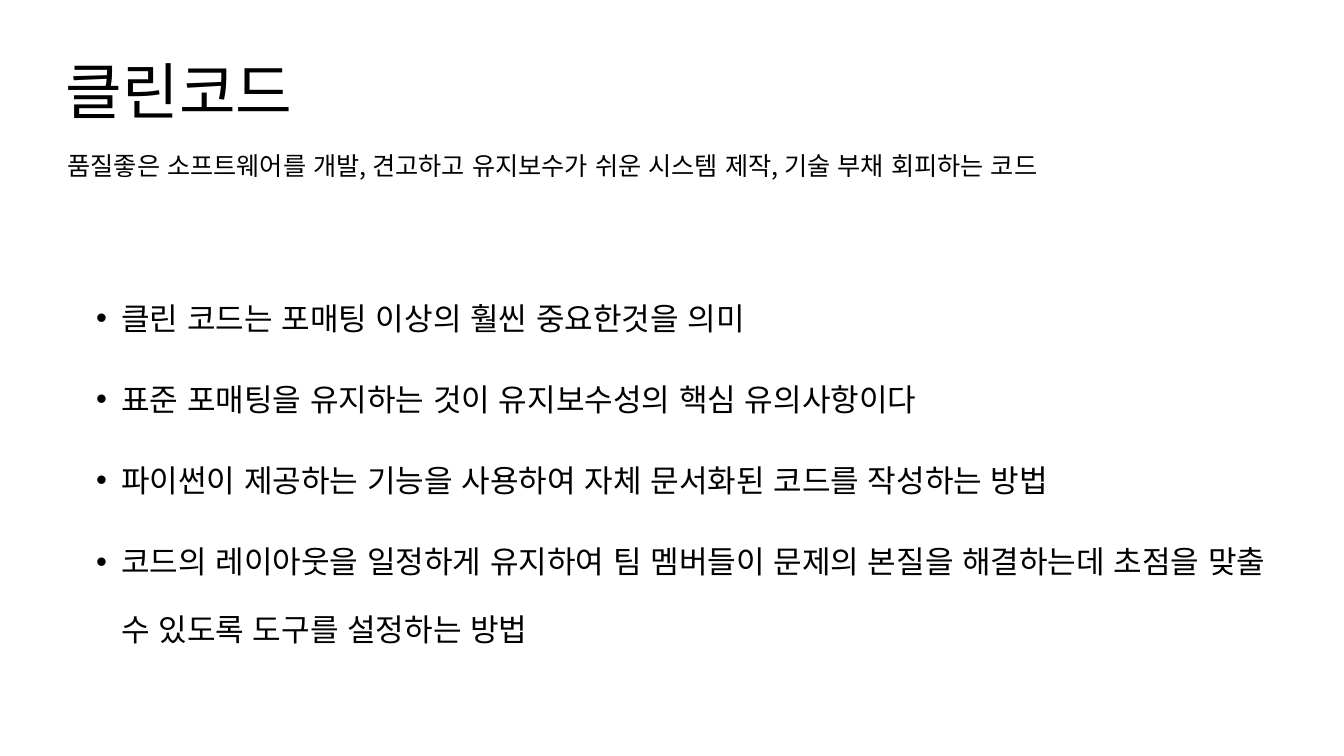
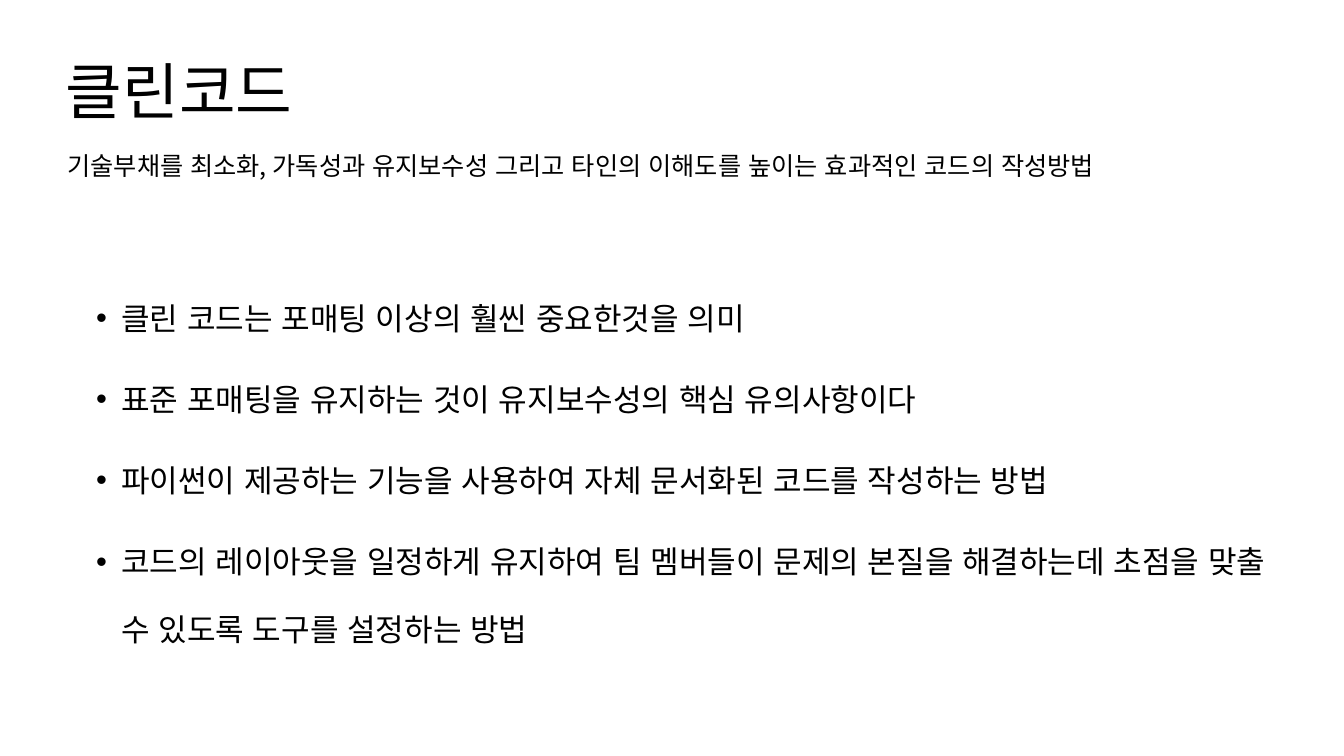
Before and after one commit to JONGSKY/Read-and-Write, a slide deck: slide 2 of chapter_1_소개, 코드 포매팅과 도구/1장_소개자료.pptx. Drawn at 1344x756 pixels with LibreOffice and Linux fonts; fonts in the diff are those of the drawing. Boxes give left, top, right and bottom in pixels: in the first picture for what was removed or moved away, otherwise in the second. Text is boxed around its words. In the diff, an @@ line names an element or a change of style, - is before the commit and + after.

```diff
--- a/chapter_1_소개, 코드 포매팅과 도구/1장_소개자료.pptx
+++ b/chapter_1_소개, 코드 포매팅과 도구/1장_소개자료.pptx
@@ text at <box>67,154,1094,180</box>: text changed @@
-품질좋은 소프트웨어를 개발, 견고하고 유지보수가 쉬운 시스템 제작, 기술 부채 회피하는 코드
+기술부채를 최소화, 가독성과 유지보수성 그리고 타인의 이해도를 높이는 효과적인 코드의 작성방법
```
Also in this commit, not shown: 1 other slide changed, 5 slides added, 4 other files.
